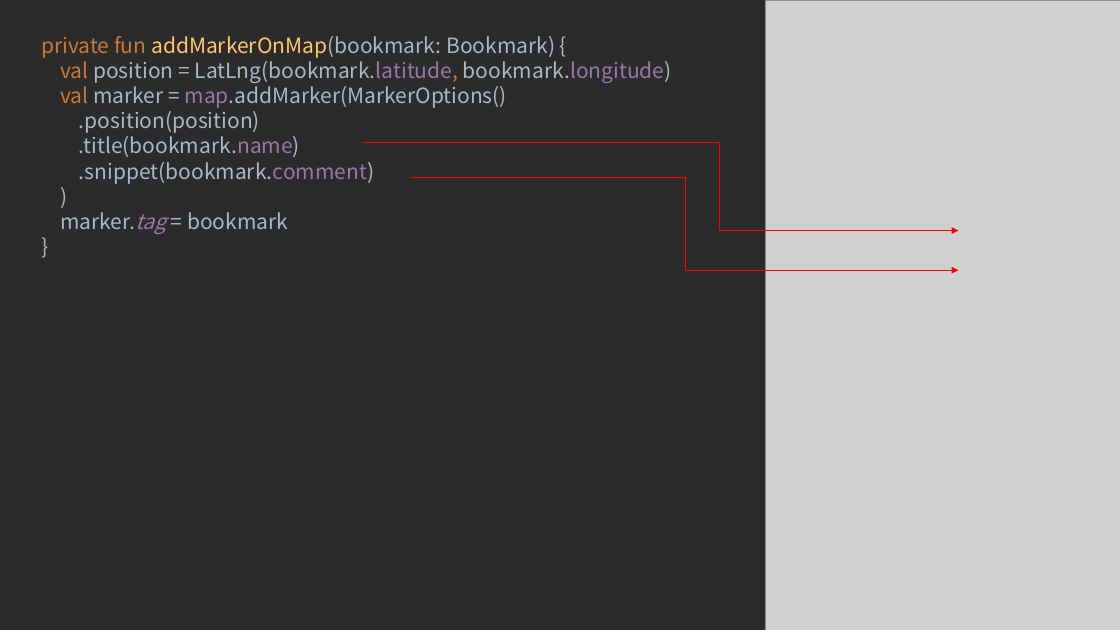
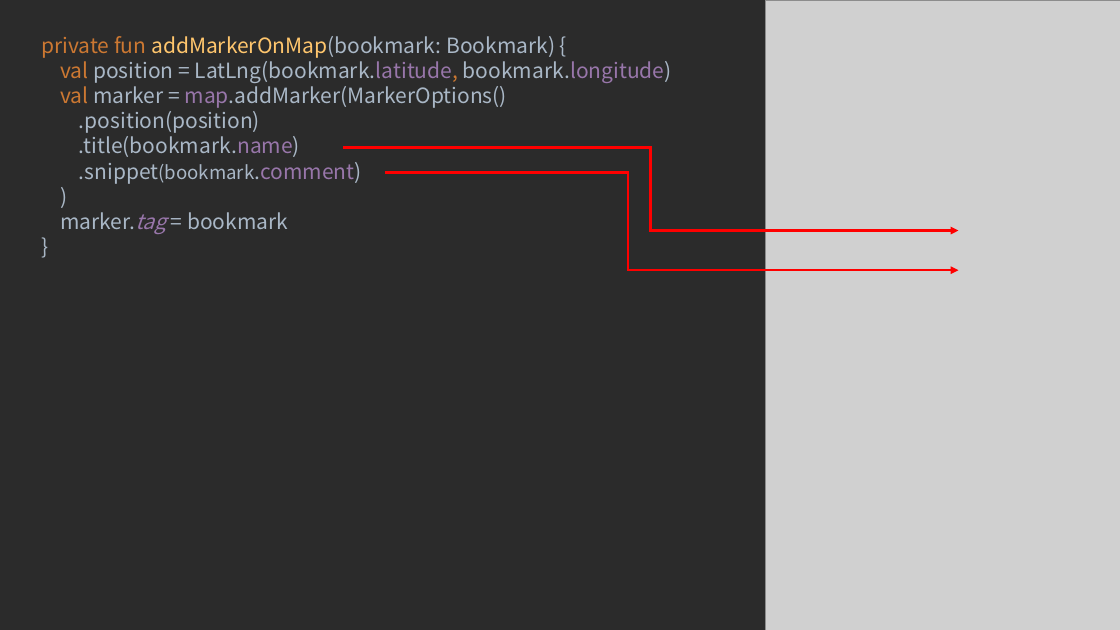
Before and after one commit to ao6swind/AndroidEasyTrip, a slide deck: slide 16 of doc/Create Map-Based Apps.pptx. Drawn at 1120x630 pixels with LibreOffice and Linux fonts; fonts in the diff are those of the drawing; grey boxes stand for pictures. Boxes give left, top, right and bottom in pixels: in the first picture for what was removed or moved away, otherwise in the second. Text is boxed around its words. In the diff, an @@ line names an element or a change of style, - is before the commit and + after.

```diff
--- a/doc/Create Map-Based Apps.pptx
+++ b/doc/Create Map-Based Apps.pptx
@@ rectangle "private fun addMarkerOnMap(bookmark: Bookmark) { ..." at bbox=[0, 0, 1120, 630]: size 18 to 16 pt in ".snippet(bookmark.comment)" @@
@@ elbow arrow moved from (363, 143) - (959, 230) to (343, 147) - (959, 230) @@
@@ elbow arrow (343, 147) - (959, 230): stroke #FF0000 0.5 pt to #FF0000 2.25 pt @@
@@ elbow arrow moved from (412, 177) - (959, 271) to (385, 172) - (959, 271) @@
@@ elbow arrow (385, 172) - (959, 271): stroke #FF0000 0.5 pt to #FF0000 2.25 pt @@
```
Also in this commit, not shown: 9 other slides changed, 7 slides added, 2 slides removed, 3 other files.
